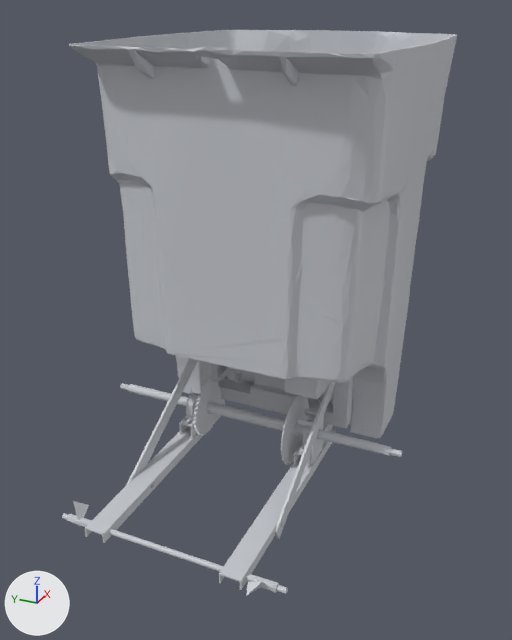
A saved change to the glTF model img/vehicle/vehicle.glb.
Rendered twice from a 50 mm lens placed at (-1.86, -0.762, 0.936), pointed at (-0.385, -0.098, 0.198). The lights are fixed; the arrows at lower left show +X, +Y and +Z. The older version comes first. Where no turn or scale is listed for an object, it has been applied to the vertices. Vertices at exactly the same position are counted once.

In view in the first picture: 'can', 'drive', 'engine', 'frame', 'wheels' and 1 more.
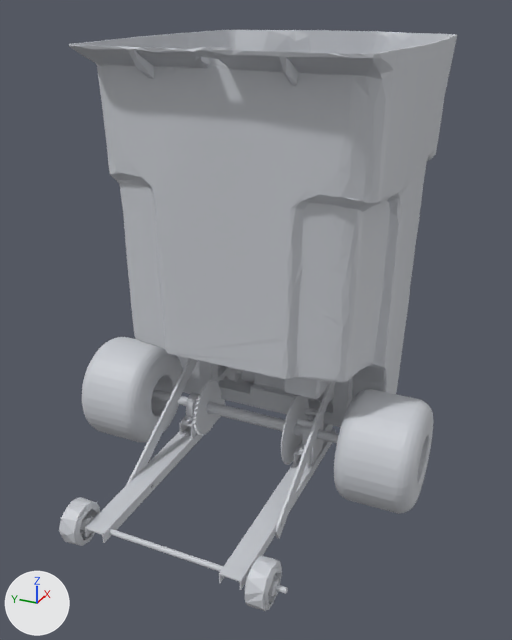
Pixel boxes [x1, y1, x2, y2] of what changed, in the pictures (512 x 640 px):
'wheels', reshaped (mostly hidden before)
    before: [62, 365, 363, 596]
    after: [59, 337, 433, 611]
part 1 of me_wheels, added
    after: [82, 337, 182, 442]
part 2 of me_wheels, added
    after: [334, 389, 433, 514]
part 3 of me_wheels, built on
    before: [246, 577, 264, 596]
    after: [244, 556, 282, 611]
part 4 of me_wheels, built on
    before: [73, 501, 89, 526]
    after: [59, 497, 100, 546]

What changed in the scene script:
```text
Change me_wheels:
    used by ob_wheels; location = (0.0, 0.0, 0.0)
    remove me_wheels.from_pydata(...)  # 6787 vertices, 13550 faces; spans x -0.894..-0.019, y -0.372..0.186, z -0.227..-0.072
    add me_wheels.from_pydata(...)  # 9381 vertices, 18818 faces; spans x -0.894..-0.019, y -0.547..0.372, z -0.227..0.058
    me_wheels part 1: a new loose piece of 702 vertices spanning x -0.537..-0.259, y 0.181..0.372, z -0.221..0.058, in mat_defaultmaterial_002
    me_wheels part 2: a new loose piece of 702 vertices spanning x -0.538..-0.258, y -0.547..-0.356, z -0.221..0.058, in mat_defaultmaterial_002
    me_wheels part 3: 6 vertices removed from x -0.894..-0.833, y -0.329..-0.298, z -0.174..-0.135; 601 vertices added at x -0.893..-0.791, y -0.351..-0.292, z -0.216..-0.114
    me_wheels part 4: 6 vertices removed from x -0.85..-0.815, y 0.131..0.162, z -0.175..-0.113; 601 vertices added at x -0.894..-0.792, y 0.109..0.168, z -0.217..-0.115
```
